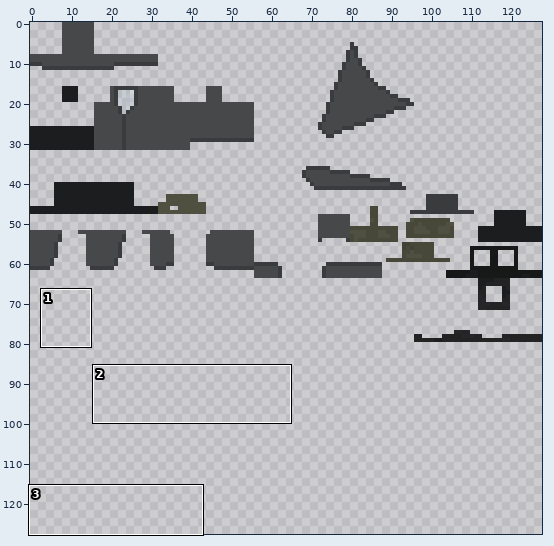
Two states of a sprite sheet, src/main/resources/assets/darkestsouls/textures/armour/hunter_armour_tricorn_outer.png. The picture above shows the old version from afar; the outline marks the close-up.
Close-up. The starting point:
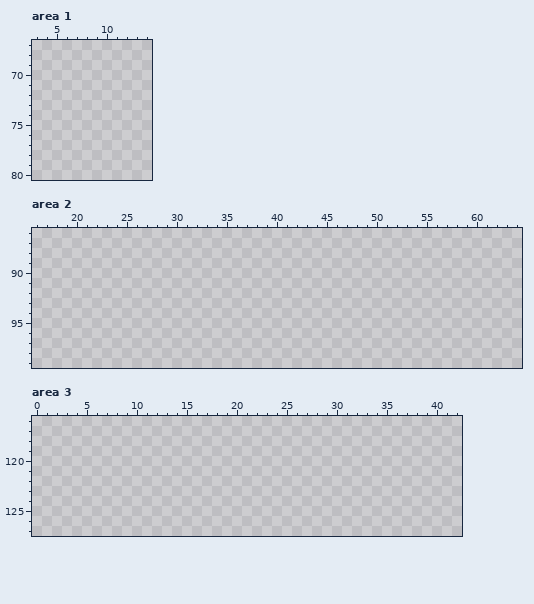
The file is 128x128 pixels. Colours within 5 levels of each other are drawn and written as one. Shown: area 1: x 3..14, y 67..80; area 2: x 16..64, y 86..99; area 3: x 0..42, y 116..127. The commit also changed other parts of the picture, which this record leaves out.
Now the later version:
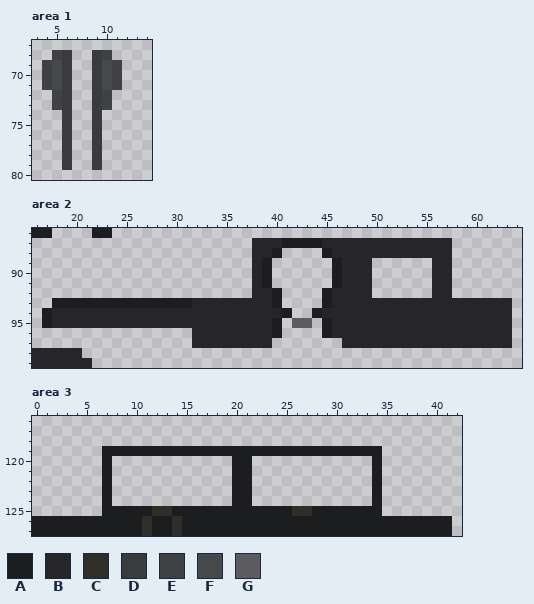
Palette (. is transparent): A #1c1d1e  B #262629  C #2f2e29  D #3a3b3d  E #404143  F #47484a  G #5c5c60
Difference:
Area 1:
y 68: x 5..6 .. -> ED; x 9..10 .. -> DE
y 69..71: x 4..6 ... -> EFD; x 9..11 ... -> DFE
y 72..73: x 5..6 .. -> ED; x 9..10 .. -> DE
y 74..79: x 6 . -> D; x 9 . -> D
Area 2:
y 86: x 16..17 .. -> AA; x 22..23 .. -> AA
y 87: x 38..57 .................... -> BBBAAAABBBBBBBBBBBBB
y 88: x 38..40 ... -> BBA; x 45..57 ............. -> ABBBBBBBBBBBB
y 89..91: x 38..39 .. -> BA; x 46..49 .... -> ABBB; x 56..57 .. -> BB
y 92: x 38..40 ... -> BBA; x 45..49 ..... -> ABBBB; x 56..57 .. -> BB
y 93: x 18..40 ....................... -> AAAAAAAAAAAAAABBBBBBBBA; x 45..63 ................... -> ABBBBBBBBBBBBBBBBBB
y 94: x 17..41 ......................... -> ABBBBBBBBBBBBBBBBBBBBBBBA; x 44..63 .................... -> ABBBBBBBBBBBBBBBBBBB
y 95: x 17..40 ........................ -> ABBBBBBBBBBBBBBBBBBBBBBA; x 42..43 .. -> GG; x 45..63 ................... -> ABBBBBBBBBBBBBBBBBB
y 96: x 32..40 ......... -> BBBBBBBBA; x 45..63 ................... -> ABBBBBBBBBBBBBBBBBB
y 97: x 32..39 ........ -> BBBBBBBB; x 47..63 ................. -> BBBBBBBBBBBBBBBBB
y 98: x 16..20 ..... -> BBBBB
y 99: x 16..21 ...... -> BBBBBB
Area 3:
y 119: x 7..34 ............................ -> AAAAAAAAAAAAAAAAAAAAAAAAAAAA
y 120..124: x 7 . -> A; x 20..21 .. -> AA; x 34 . -> A
y 125: x 7..34 ............................ -> AAAAACCAAAAAAAAAAAACCAAAAAAA
y 126..127: x 0..41 .......................................... -> AAAAAAAAAAACAACAAAAAAAAAAAAAAAAAAAAAAAAAAA
Pixel boxes of the changes (left, top, right, bottom) in both close-ups:
added: (42, 50, 122, 170)
added: (32, 228, 52, 238)
added: (92, 228, 112, 238)
added: (32, 238, 512, 368)
added: (32, 446, 452, 536)
